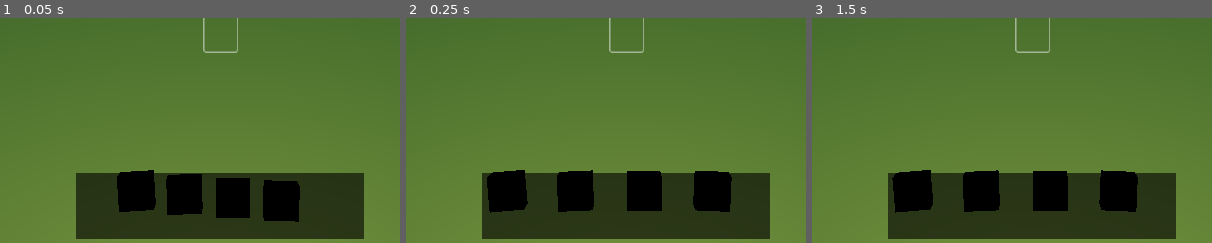
Above: before the commit, frames 1-3 (left to right).
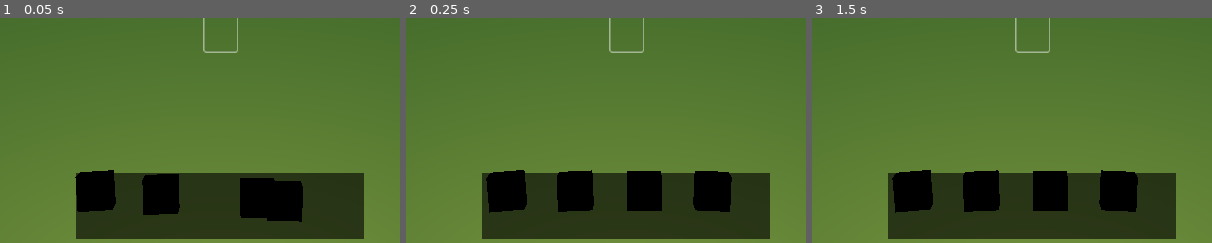
Above: after the commit, the same moments.

Repository: Sprucebyte/DominoDeckBuilder
Game: Godot game, scene res://Prefabs/scene.tscn
The game is run twice, just before and just after one commit, with the same random seed, the same clock (stepped at 60 frames per second) and the same inputs.
Inputs (mouse positions are % of the whole screen's width and height, from its top left):
- Up to frame 1 (0.05 s): no input
- Up to frame 2 (0.25 s): no input
- Up to frame 3 (1.5 s): tap Enter at 0.5 s; move the mouse to (72, 45) at 0.52 s; tap Space (play) at 0.6, 1.25 s; click (72, 45) at 0.67 s; drag from (30, 55) to (45, 70) at 1.27 s
The pictures show only the part of the screen within x 22-72%, y 50-100%; the shares and areas given below are measured in that part.

The runs differ from the first frame. In frame 1, 6.3% of the frame differs, in the area x 18-76%, y 67-91%; in frame 2, less than 0.1%; in frame 3, nothing differs.
Error after the commit: Parse Error: Value of type "Tile" cannot be assigned to a variable of type "TileNode". (res://Scripts/PlayArea.gd:10)

Commit message:
Started work on new node system

Diff:
--- a/Prefabs/scene.tscn
+++ b/Prefabs/scene.tscn
@@ -43,16 +43,16 @@
 transform = Transform3D(1, 0, 0, 0, 1, 0, 0, 0, 1, 0, 0.321737, 0)
 
 [node name="Tile" parent="Hand/TileContainer" instance=ExtResource("1_xldoj")]
-transform = Transform3D(1, 0, 0, 0, 1, 0, 0, 0, 1, 0, -0.321737, 0)
+transform = Transform3D(1, 0, 0, 0, 1, 0, 0, 0, 1, -4.0128, -0.321737, 0)
 
 [node name="Tile2" parent="Hand/TileContainer" instance=ExtResource("1_xldoj")]
-transform = Transform3D(1, 0, 0, 0, 1, 0, 0, 0, 1, 0, -0.643474, 0)
+transform = Transform3D(1, 0, 0, 0, 1, 0, 0, 0, 1, -2.31646, -0.643474, 0)
 
 [node name="Tile3" parent="Hand/TileContainer" instance=ExtResource("1_xldoj")]
-transform = Transform3D(1, 0, 0, 0, 1, 0, 0, 0, 1, 0, -0.96521, 0)
+transform = Transform3D(1, 0, 0, 0, 1, 0, 0, 0, 1, 2.42375, -0.96521, 0)
 
 [node name="Tile4" parent="Hand/TileContainer" instance=ExtResource("1_xldoj")]
-transform = Transform3D(1, 0, 0, 0, 1, 0, 0, 0, 1, 0, -1.28695, 0)
+transform = Transform3D(1, 0, 0, 0, 1, 0, 0, 0, 1, 0.316504, -1.28695, 0)
 
 [node name="CanvasLayer" parent="." instance=ExtResource("5_lmoip")]
 
--- a/Scripts/PlayArea.gd
+++ b/Scripts/PlayArea.gd
@@ -1,58 +1,17 @@
 extends Node3D
 
+var tileNodeTree: TileNodeTree
+var gridSize = 1.05
+
+func placeTile(tile: Tile):
+	if (tileNodeTree.rootNode == null):
+		tile.play()
+		tile.homePosition = Vector3(0,0,0)
+		tileNodeTree.rootNode = tile
+	else:
+		tile.play()
 
 
-@export var mainBranch = Branch.new()
-
-var rootTile: Tile = null
-var gridSize = 1.05
-
-
-
-func getEdgeTiles(tile: Tile):
-	var edgeTiles: Array[Tile] = []
-	if (rootTile == null): return
-	var children: Array = tile.find_children("tile")
-	#print(tile.get_children())
-	if (children.size() == 0):
-		edgeTiles.push_back(tile)
-
-		return edgeTiles
-	else:
-		var n = 0
-		for childTile in children:
-			++n
-			if (childTile != null):
-				pass
-				#getEdgeTiles()
-				#getEdgeTiles(childTile)
-				#print("child:")
-				#print(childTile)
-
-			#var childEdgeTiles: Array[Tile] = []
-			#edgeTiles.append_array(getEdgeTiles(childTile))
-			if (n > 100): break
-			#if (child)
-
-
-
-
-	return edgeTiles
-
-
-func placeTile(tile: Tile):
-	if (rootTile == null):
-		tile.play()
-		tile.homePosition = Vector3(0,0,0)
-		rootTile = tile
-		print("added first tile")
-	else:
-		print("added second tile")
-		tile.play()
-
-		var edgeTiles: Array[Tile] = getEdgeTiles(rootTile)
-
-		#edgeTiles[0].add_child(tile)
 
 		tile.homePosition = edgeTiles[0].position + Vector3(gridSize,0,0)
 		print("1: ")
@@ -63,38 +22,104 @@
 		#rootTile.addTile
 		pass
 
-	pass
-	#var edgeTiles = mainBranch._findLocalEdgeTiles()
-	#print(tile)
-	#if (edgeTiles.size() > 0):
-	#	tile.play()
-	#	tile.homePosition = edgeTiles[edgeTiles.size()-1].global_position + Vector3.UP * gridSize * 2
-	#
-	#	mainBranch.addTile(tile)
-	#	pass
-	#else:
-	#	tile.play()
-	#	tile.homePosition = mainBranch.getOrigin()
-	#	mainBranch.addTile(tile)
-	#	pass
 
-func _ready() -> void:
-	#print_debug("test")
-	pass # Replace with function body.
+#@export var mainBranch = Branch.new()
 
 
 
-func _process(delta: float) -> void:
-	#print("----")
-	#print(getEdgeTiles(rootTile))
-	if (rootTile != null):
-		var edgeTiles: Array[Tile] = getEdgeTiles(rootTile)
-		if (edgeTiles.size() > 0):
-			pass
-			#print(edgeTiles[0].find_children("tile"))
-	if (Input.is_action_just_pressed("play")):
-	#	print_debug("play")
-		if (GameManager.selectedTiles.size() > 0):
-			placeTile(GameManager.selectedTiles[0])
-	#print("----")
-	pass
+
+#
+#var rootTile: Tile = null
+#
+#
+#
+#
+#func getEdgeTiles(tile: Tile):
+	#var edgeTiles: Array[Tile] = []
+	#if (rootTile == null): return
+	#var children: Array = tile.find_children("tile")
+	##print(tile.get_children())
+	#if (children.size() == 0):
+		#edgeTiles.push_back(tile)
+		#
+		#return edgeTiles
+	#else:
+		#var n = 0
+		#for childTile in children:
+			#++n
+			#if (childTile != null):
+				#pass
+				##getEdgeTiles()
+				##getEdgeTiles(childTile)
+				##print("child:")
+				##print(childTile)
+			#
+			##var childEdgeTiles: Array[Tile] = []
+			##edgeTiles.append_array(getEdgeTiles(childTile))
+			#if (n > 100): break
+			##if (child)
+		#
+#
+#
+	#
+	#return edgeTiles
+#
+#
+#func placeTile(tile: Tile):
+	#if (rootTile == null):
+		#tile.play()
+		#tile.homePosition = Vector3(0,0,0)
+		#rootTile = tile
+		#print("added first tile")
+	#else:
+		#print("added second tile")
+		#tile.play()
+		#
+		#var edgeTiles: Array[Tile] = getEdgeTiles(rootTile)
+		#
+		##edgeTiles[0].add_child(tile)
+		#
+		#tile.homePosition = edgeTiles[0].position + Vector3(gridSize,0,0)
+		#print("1: ")
+		#print(edgeTiles[0].get_children())
+		#print("2:  ")
+		#print(edgeTiles[0].find_children("tile"))
+		##tile.homePosition = getEdgeTiles
+		##rootTile.addTile
+		#pass
+		#
+	#pass
+	##var edgeTiles = mainBranch._findLocalEdgeTiles()
+	##print(tile)
+	##if (edgeTiles.size() > 0):
+	##	tile.play()
+	##	tile.homePosition = edgeTiles[edgeTiles.size()-1].global_position + Vector3.UP * gridSize * 2
+	##
+	##	mainBranch.addTile(tile)
+	##	pass
+	##else:
+	##	tile.play()
+	##	tile.homePosition = mainBranch.getOrigin()
+	##	mainBranch.addTile(tile)
+	##	pass
+#
+#func _ready() -> void:
+	##print_debug("test")
+	#pass # Replace with function body.
+#
+#
+#
+#func _process(delta: float) -> void:
+	##print("----")
+	##print(getEdgeTiles(rootTile))
+	#if (rootTile != null):
+		#var edgeTiles: Array[Tile] = getEdgeTiles(rootTile)
+		#if (edgeTiles.size() > 0):
+			#pass
+			##print(edgeTiles[0].find_children("tile"))
+	#if (Input.is_action_just_pressed("play")):
+	##	print_debug("play")
+		#if (GameManager.selectedTiles.size() > 0):
+			#placeTile(GameManager.selectedTiles[0])
+	##print("----")
+	#pass
--- a/Scripts/TileNode.gd
+++ b/Scripts/TileNode.gd
@@ -3,13 +3,46 @@
 
 var tile: Tile
 var direction: Util.Direction
-
-
-
-# direction is relative to the tile
+var parent = null
+# direction is relative to the tile, meaning left and right is only and always reserved for spinners.
+#
+#        Top
+#      ,-----,
+#      | o o |
+# Left |-----| Right
+#      |  o  |
+#      '-----'
+#      Bottom
+#
+# If the tile is rotated to 90 degrees to the right, the top will be facing right, and the right side will face down
+# The node tree does however not care at all about the rotation of the tile, it only handles the connections between them
 var child = {
 	top = null,
 	bottom = null,
 	left = null,
 	right = null
 }
+
+func getChildren() -> Array[TileNode]:
+	var edgeNodes: Array[TileNode]
+	for key in child.keys():
+		if (key != null) and (key != parent):
+			edgeNodes.push_back(key)
+	return edgeNodes
+
+func getEdgeNodes() -> Array[TileNode]:
+	var edgeNodes: Array[TileNode]
+	var children = getChildren()
+	#if (children.size() == 0): return null
+
+
+
+
+	#for child in children:
+	#	var subChildren = child.getChildren()
+	#	if subChildren
+
+
+
+
+	return edgeNodes
--- a/Scripts/TileNodeTree.gd
+++ b/Scripts/TileNodeTree.gd
@@ -3,3 +3,9 @@
 class_name TileNodeTree
 
 var rootNode: TileNode = null
+
+
+func getEdgeNodes() -> Array[TileNode]:
+	var edgeNodes: Array[TileNode]
+
+	return edgeNodes
